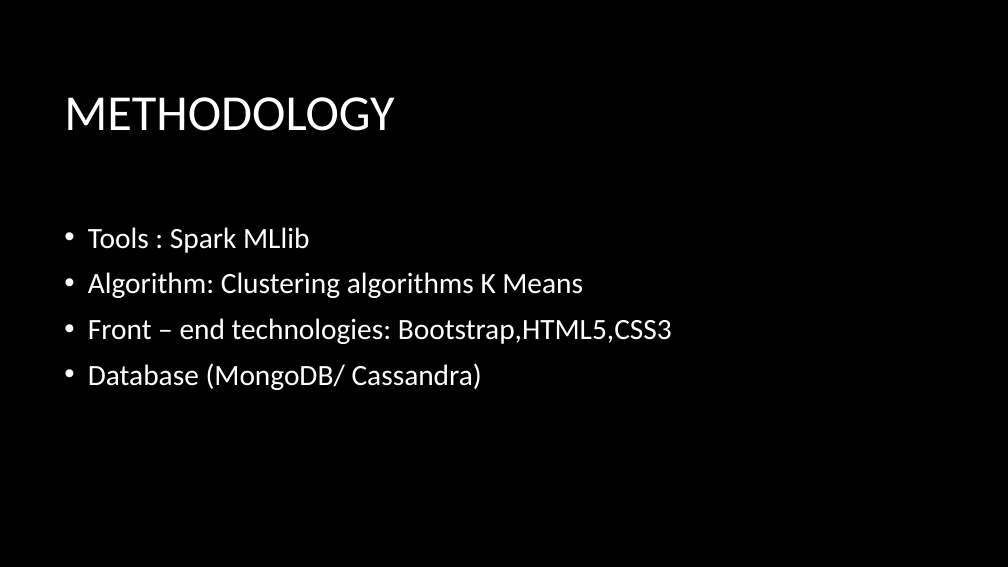
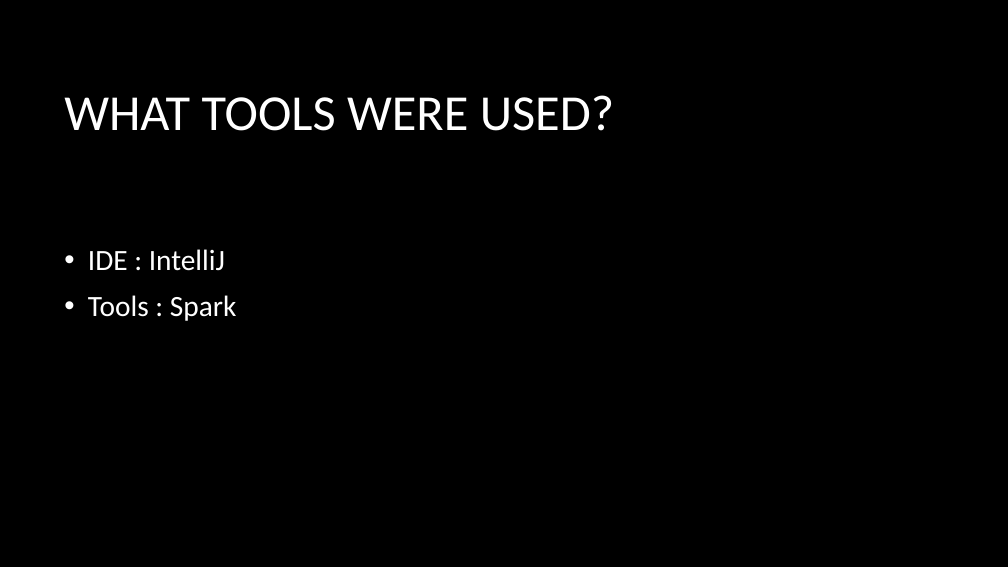
Before and after one commit to Nehaghate285/NewsAnalytics, a slide deck: slide 5 of News Analytics.pptx (slide 3 before the commit). Drawn at 1008x567 pixels with LibreOffice and Linux fonts; fonts in the diff are those of the drawing; background and template pictures are left out. Boxes give left, top, right and bottom in pixels: in the first picture for what was removed or moved away, otherwise in the second. Text is boxed around its words. In the diff, an @@ line names an element or a change of style, - is before the commit and + after.

```diff
--- a/News Analytics.pptx
+++ b/News Analytics.pptx
@@ title at [64,95,614,131]: text changed @@
-METHODOLOGY
+WHAT TOOLS WERE USED?
@@ text at [88,249,237,321]: text changed @@
-• Tools : Spark MLlib
-• Algorithm: Clustering algorithms K Means
-• Front – end technologies: Bootstrap,HTML5,CSS3
-• Database (MongoDB/ Cassandra)
+• IDE : IntelliJ
+• Tools : Spark
```
Also in this commit, not shown: 5 other slides changed, 9 slides added.
